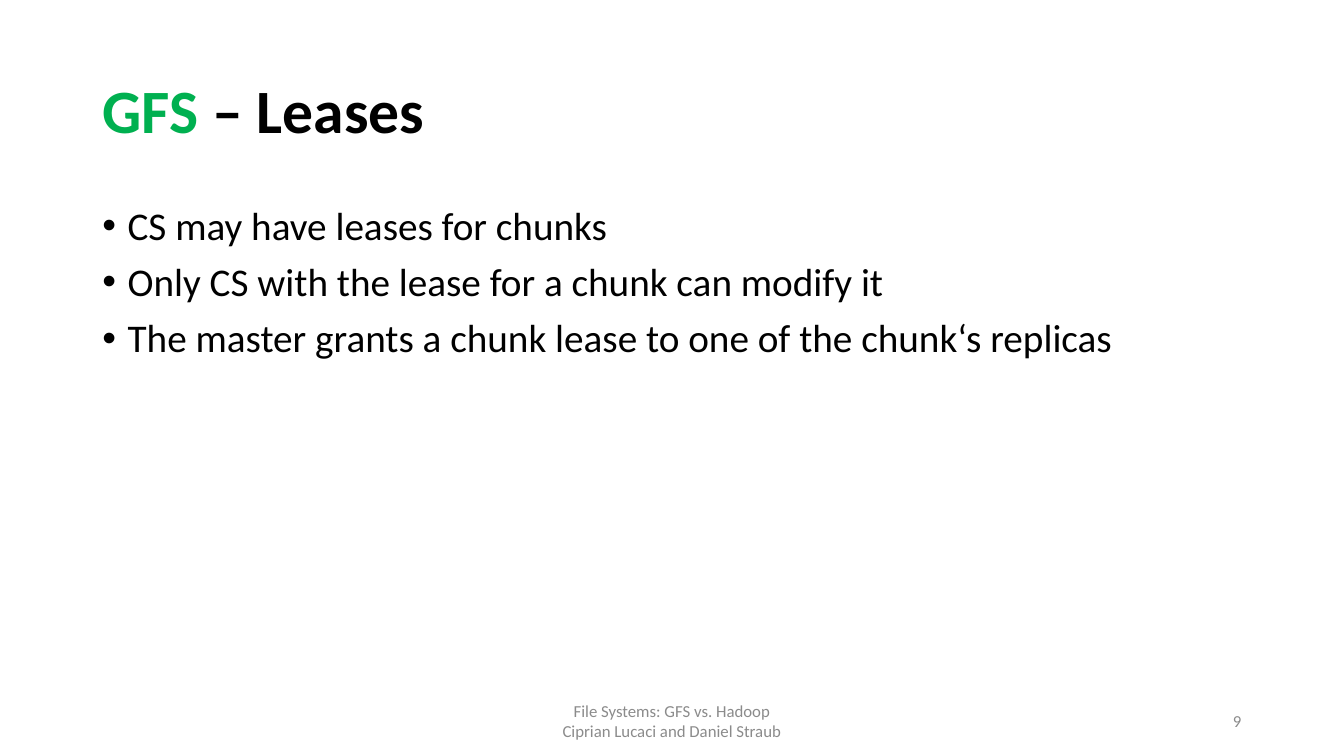
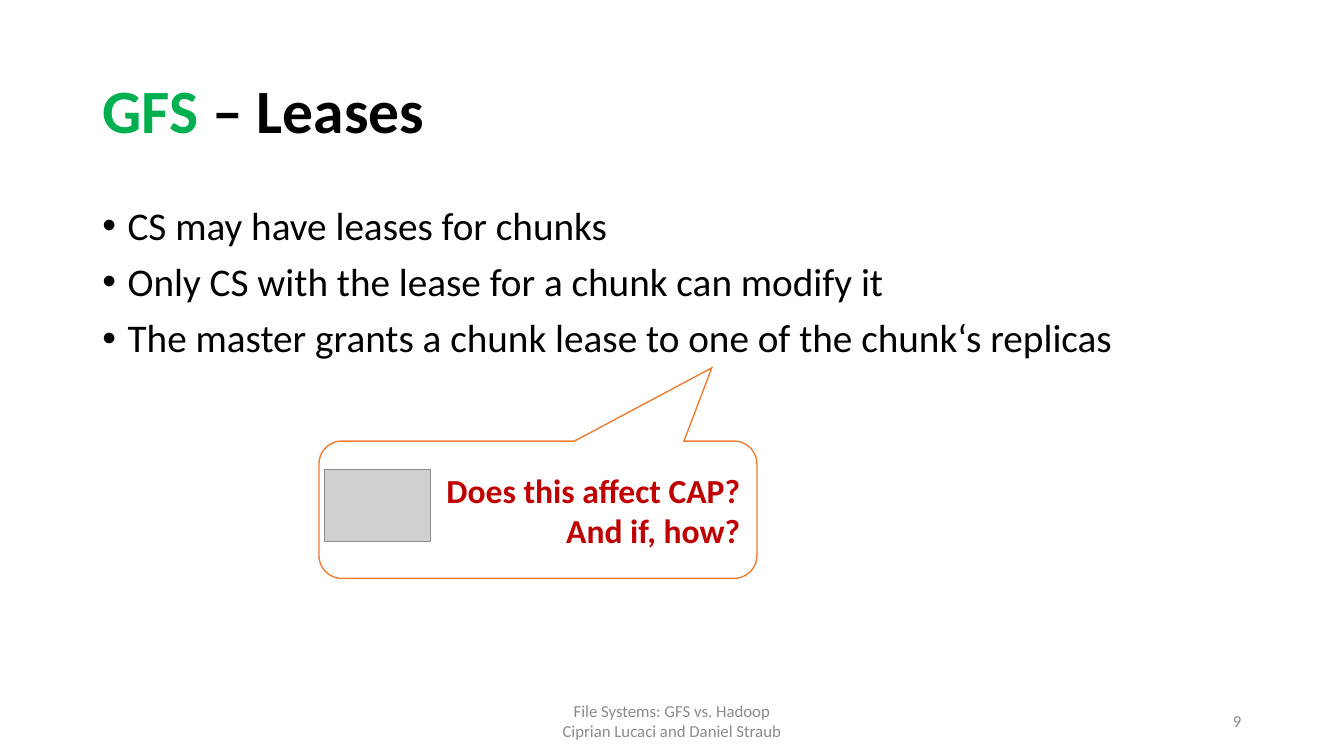
Before and after one commit to cipri7329/ss15-seminar, a slide deck: slide 9 of Presentation/DistributedFileSystems_Daniel.pptx. Drawn at 1344x756 pixels with LibreOffice and Linux fonts; fonts in the diff are those of the drawing; grey boxes stand for pictures; background and template pictures are left out. Boxes give left, top, right and bottom in pixels: in the first picture for what was removed or moved away, otherwise in the second. Text is boxed around its words. In the diff, an @@ line names an element or a change of style, - is before the commit and + after.

```diff
--- a/Presentation/DistributedFileSystems_Daniel.pptx
+++ b/Presentation/DistributedFileSystems_Daniel.pptx
@@ rounded speech box added at <box>320,442,757,579</box>, fill #FFFFFF, outline #ED7D31 1 pt, 24 pt, text #C00000, bold @@
+Does this affect CAP?
+And if, how?
@@ picture added at <box>325,470,431,541</box> @@
```
Also in this commit, not shown: 3 other slides changed, 1 slide removed.
